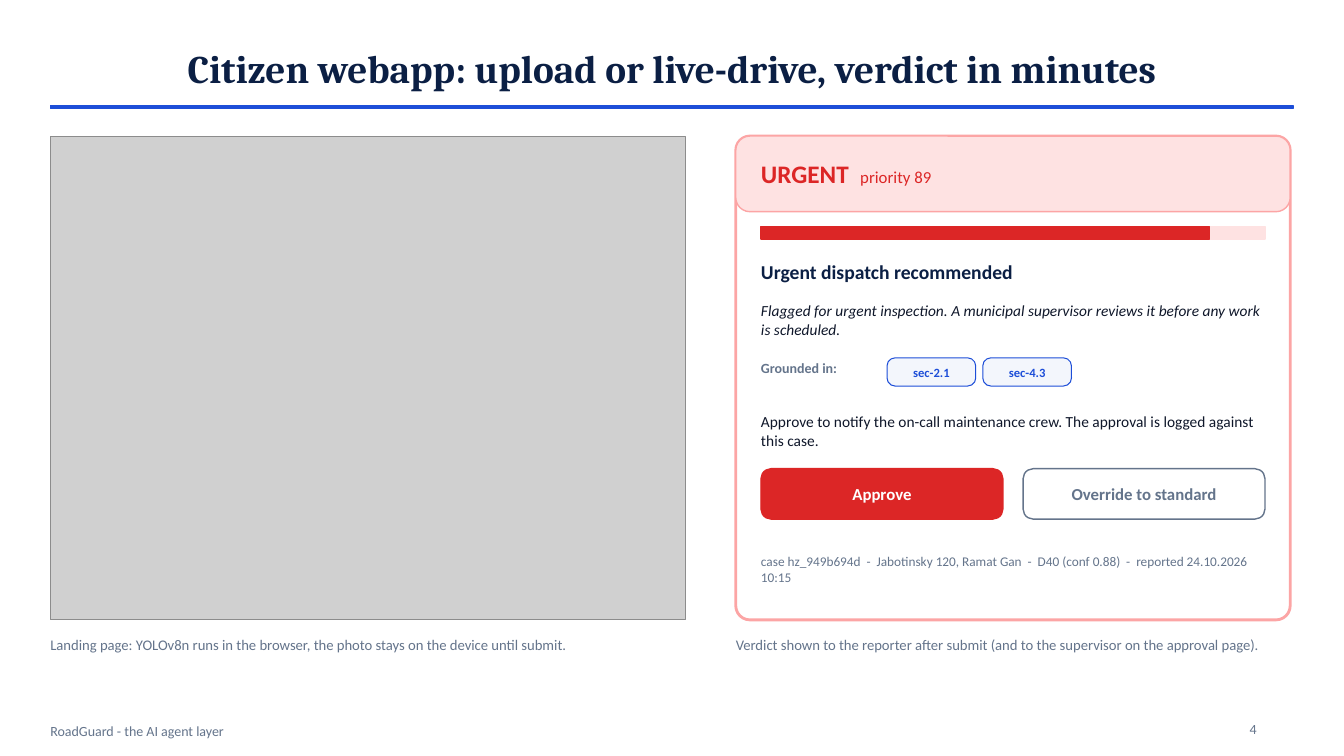
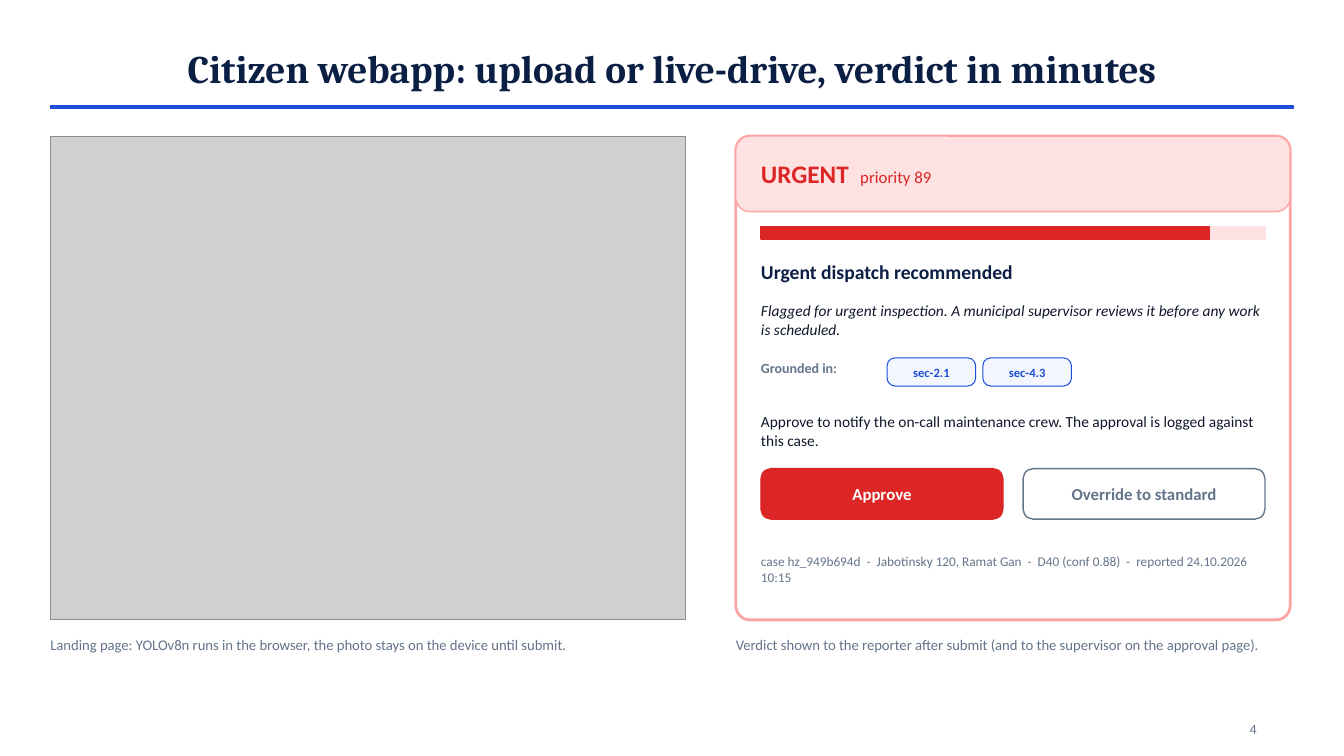
Before and after one commit to orarr2/RoadGuard, a slide deck: slide 4 of docs/team-meeting/agents-presentation-2026-10-24.pptx. Drawn at 1344x756 pixels with LibreOffice and Linux fonts; fonts in the diff are those of the drawing; grey boxes stand for pictures. Boxes give left, top, right and bottom in pixels: in the first picture for what was removed or moved away, otherwise in the second. Text is boxed around its words. In the diff, an @@ line names an element or a change of style, - is before the commit and + after.

Commit message:
Deck: drop the footer text and the small colored dots beside headings

```diff
--- a/docs/team-meeting/agents-presentation-2026-10-24.pptx
+++ b/docs/team-meeting/agents-presentation-2026-10-24.pptx
@@ text removed at bbox=[50, 726, 224, 739] @@
-RoadGuard - the AI agent layer
```
Also in this commit, not shown: 5 other slides changed.
